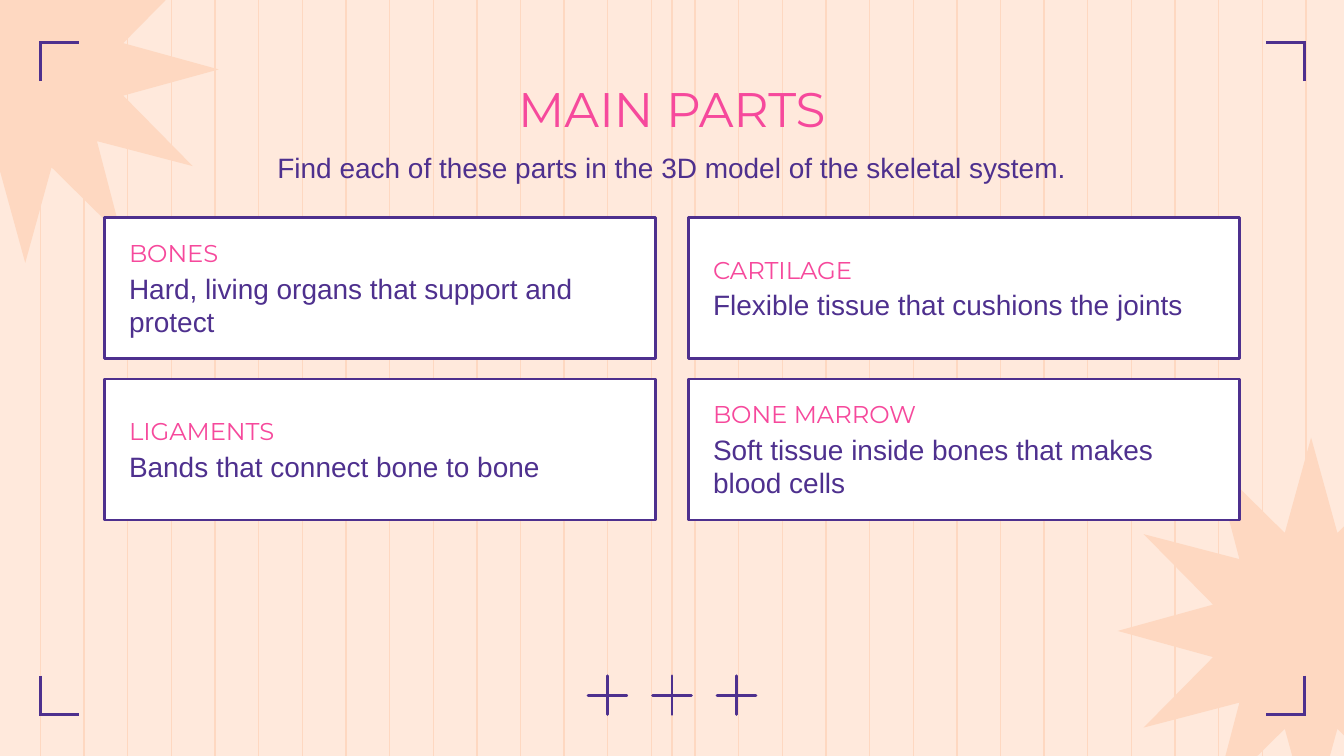
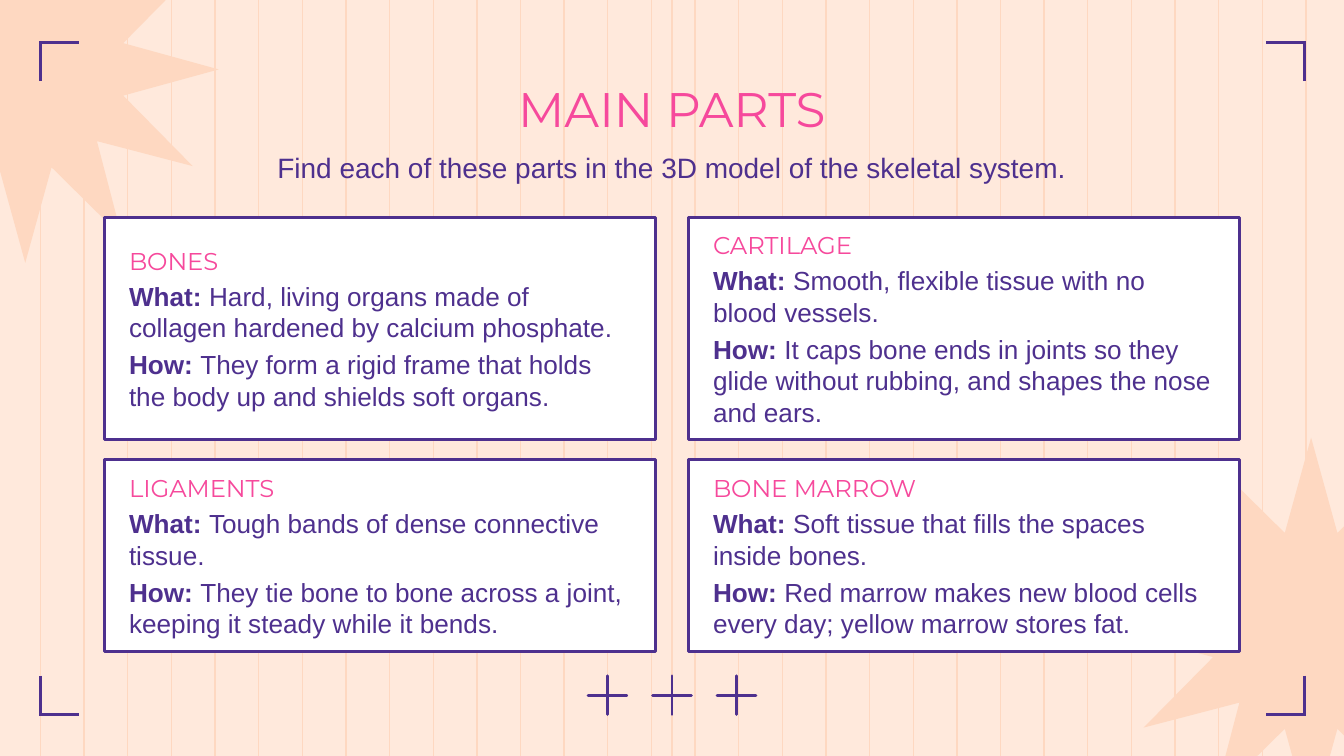
Before and after one commit to Ezkiel2004/Anthropotomy, a slide deck: slide 6 of docs/body-systems/skeletal-system.pptx. Drawn at 1344x756 pixels with LibreOffice and Linux fonts; fonts in the diff are those of the drawing. Boxes give left, top, right and bottom in pixels: in the first picture for what was removed or moved away, otherwise in the second. Text is boxed around its words. In the diff, an @@ line names an element or a change of style, - is before the commit and + after.

```diff
--- a/docs/body-systems/skeletal-system.pptx
+++ b/docs/body-systems/skeletal-system.pptx
@@ rectangle: place and size @@
-rectangle at (105, 218, 655, 359)
+rectangle at (105, 218, 655, 439)
@@ rectangle: place and size @@
-rectangle at (688, 218, 1238, 359)
+rectangle at (688, 218, 1238, 439)
@@ text at (713, 237, 852, 254): more space between paragraphs @@
@@ text at (129, 253, 218, 270): more space between paragraphs @@
@@ text at (129, 287, 612, 412): text changed; size 15 to 14 pt @@
-Hard, living organs that support and protect
+What: Hard, living organs made of collagen hardened by calcium phosphate.
+How: They form a rigid frame that holds the body up and shields soft organs.
@@ text at (713, 271, 1211, 423): text changed; size 15 to 14 pt @@
-Flexible tissue that cushions the joints
+What: Smooth, flexible tissue with no blood vessels.
+How: It caps bone ends in joints so they glide without rubbing, and shapes the nose and ears.
@@ rectangle: place and size @@
-rectangle at (105, 379, 655, 520)
+rectangle at (105, 460, 655, 652)
@@ text "LIGAMENTS": place and size @@
-text "LIGAMENTS" at (129, 423, 539, 478)
+text "LIGAMENTS" at (129, 480, 622, 639)
@@ rectangle: place and size @@
-rectangle at (688, 379, 1238, 520)
+rectangle at (688, 460, 1238, 652)
@@ text "BONE MARROW": place and size @@
-text "BONE MARROW" at (713, 406, 1152, 494)
+text "BONE MARROW" at (713, 480, 1197, 639)
@@ text at (129, 480, 274, 497): more space between paragraphs @@
@@ text at (713, 480, 916, 497): more space between paragraphs @@
@@ text at (129, 514, 622, 639): text changed; size 15 to 14 pt @@
-Bands that connect bone to bone
+What: Tough bands of dense connective tissue.
+How: They tie bone to bone across a joint, keeping it steady while it bends.
@@ text at (713, 514, 1197, 639): text changed; size 15 to 14 pt @@
-Soft tissue inside bones that makes blood cells
+What: Soft tissue that fills the spaces inside bones.
+How: Red marrow makes new blood cells every day; yellow marrow stores fat.
```
Also in this commit, not shown: 4 other slides changed, 2 slides added, 1 slide removed.
